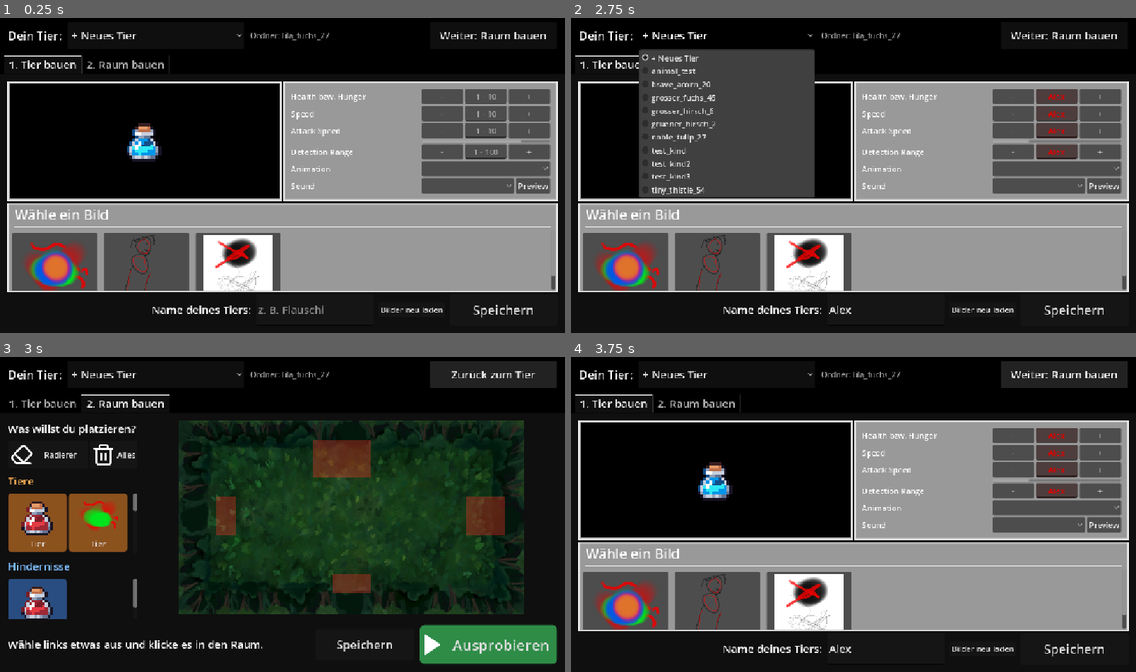
Above: before the commit, frames 1-4 (two rows, left to right).
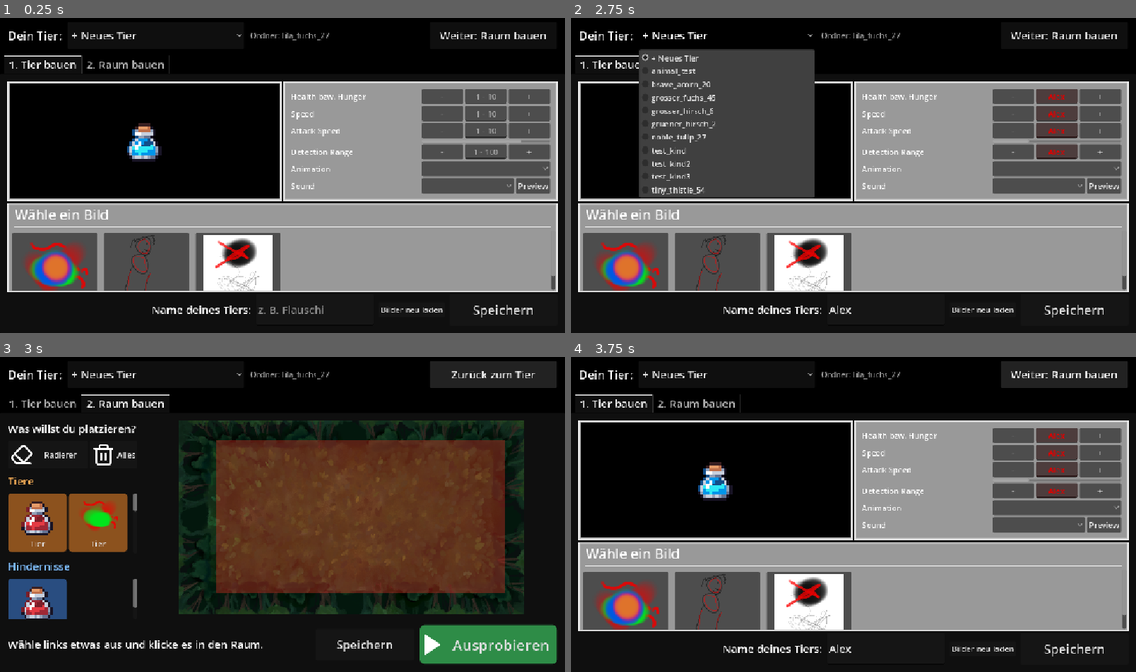
Above: after the commit, the same moments.

Repository: bnjmntmm/play_dungeon_crawler
Game: Godot game, scene res://feature/station/station.tscn
Same seed, same stepped clock (60 frames per second), same inputs: the game is played once before the commit and once after it. This scene is started directly instead of the project's main scene. The engine's default icon, where the game draws it, is replaced by a stand-in: a white triangle on a blue panel in a dark square.
Inputs (mouse positions are in pixels of both pictures, inside the frame that each line leads up to):
- Up to frame 1 (0.25 s): no input
- Up to frame 2 (2.75 s): click (1056, 96) at 0.52 s; type "Alex" at 0.6 s; click (1056, 112) at 0.75 s; type "Alex" at 0.83 s; click (1056, 131) at 0.98 s; type "Alex" at 1.07 s; click (1056, 150) at 1.27 s; type "Alex" at 1.35 s; click (887, 310) at 1.5 s; type "Alex" at 1.58 s; click "+ Neues Tier" at 2 s
- Up to frame 3 (3 s): click "Weiter: Raum bauen" at 2.75 s
- Up to frame 4 (3.75 s): click "Zurück zum Tier" at 3.5 s

Frames 1-2 are identical in both runs. In frame 3, 22% of the frame differs, in the area x 38-90%, y 26-75%; in frame 4, nothing differs.
Error in both runs: Invalid access to property or key 'texture' on a base object of type 'null instance'. (res://feature/editor)

Commit message:
Set normalized safe area scale

Diff:
--- a/scenes/util/safe_area.tscn
+++ b/scenes/util/safe_area.tscn
@@ -3,6 +3,7 @@
 [ext_resource type="Script" uid="uid://byaaot6xc46nu" path="res://scenes/util/safe_area.gd" id="1_ee6xp"]
 
 [sub_resource type="RectangleShape2D" id="RectangleShape2D_06rox"]
+size = Vector2(128, 128)
 
 [node name="SafeArea" type="Area2D" unique_id=1443511539]
 collision_layer = 0
@@ -11,6 +12,7 @@
 
 [node name="CollisionShape2D" type="CollisionShape2D" parent="." unique_id=898160492]
 shape = SubResource("RectangleShape2D_06rox")
+debug_color = Color(0.8699261, 0.0005078757, 0.8517285, 0.41960785)
 
 [connection signal="body_entered" from="." to="." method="_on_body_entered"]
 [connection signal="body_exited" from="." to="." method="_on_body_exited"]
